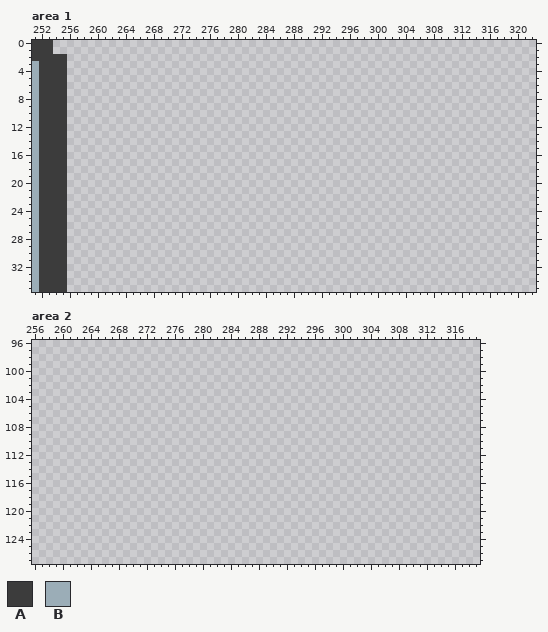
Edited in one commit: pixel-art file (assets/Tileset/Tileset_Floor1.aseprite). The first picture shows the starting point.
512x512 pixels, 1 frame. Colours within 5 levels of each other are drawn and written as one. Shown: area 1: x 251..322, y 0..35; area 2: x 256..319, y 96..127.
Palette (. is transparent): A #3c3c3c  B #9badb7
Pixels before, area 1 (only the part around the change), first column x 251:
 0 AAA.....................................................................
 1 AAA.....................................................................
 2 AAAAA...................................................................
 3 BAAAA...................................................................
 4 BAAAA...................................................................
 5 BAAAA...................................................................
 6 BAAAA...................................................................
 7 BAAAA...................................................................
 8 BAAAA...................................................................
 9 BAAAA...................................................................
10 BAAAA...................................................................
11 BAAAA...................................................................
12 BAAAA...................................................................
13 BAAAA...................................................................
14 BAAAA...................................................................
15 BAAAA...................................................................
16 BAAAA...................................................................
17 BAAAA...................................................................
18 BAAAA...................................................................
19 BAAAA...................................................................
20 BAAAA...................................................................
21 BAAAA...................................................................
22 BAAAA...................................................................
23 BAAAA...................................................................
24 BAAAA...................................................................
25 BAAAA...................................................................
26 BAAAA...................................................................
27 BAAAA...................................................................
28 BAAAA...................................................................
29 BAAAA...................................................................
30 BAAAA...................................................................
31 BAAAA...................................................................
32 BAAAA...................................................................
33 BAAAA...................................................................
34 BAAAA...................................................................
35 BAAAA...................................................................
Now the later version:
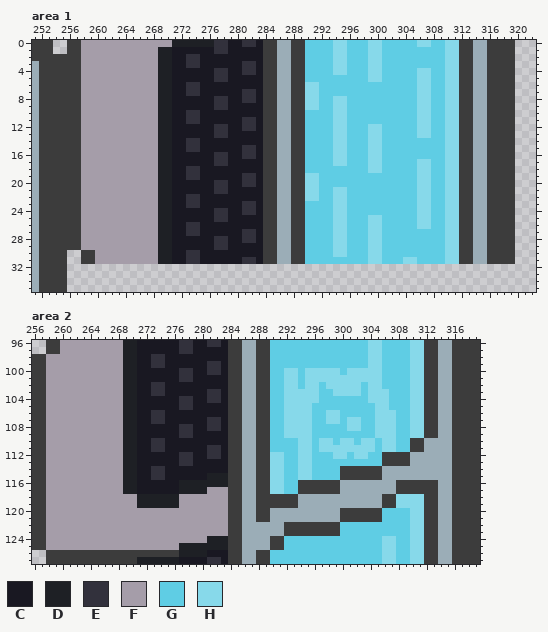
Colours new in this view: C #191822  D #1e2025  E #32313c  F #a59da9  G #5fcde4  H #87d9ea
From old to new:
Changed rows in their new state; - is an unchanged pixel.
Area 1:
first column x 256:
 0 AAFFFFFFFFFFFFFDDDDDDEECCEECAABBAAGGGGHHGGGHHGGGGGHHGGHHAABBAAAA
 1 AAFFFFFFFFFFFDDCCCCCCEECCCCCAABBAAGGGGHHGGGHHGGGGGGGGGHHAABBAAAA
 2 AAFFFFFFFFFFFDDCCEECCCCCCCCCAABBAAGGGGHHGGGHHGGGGGGGGGHHAABBAAAA
 3 AAFFFFFFFFFFFDDCCEECCCCCCEECAABBAAGGGGHHGGGHHGGGGGGGGGHHAABBAAAA
 4 AAFFFFFFFFFFFDDCCCCCCEECCEECAABBAAGGGGHHGGGHHGGGGGHHGGHHAABBAAAA
 5 AAFFFFFFFFFFFDDCCCCCCEECCCCCAABBAAGGGGGGGGGHHGGGGGHHGGHHAABBAAAA
 6 AAFFFFFFFFFFFDDCCEECCCCCCCCCAABBAAHHGGGGGGGGGGGGGGHHGGHHAABBAAAA
 7 AAFFFFFFFFFFFDDCCEECCCCCCEECAABBAAHHGGGGGGGGGGGGGGHHGGHHAABBAAAA
 8 AAFFFFFFFFFFFDDCCCCCCEECCEECAABBAAHHGGHHGGGGGGGGGGHHGGHHAABBAAAA
 9 AAFFFFFFFFFFFDDCCCCCCEECCCCCAABBAAHHGGHHGGGGGGGGGGHHGGHHAABBAAAA
10 AAFFFFFFFFFFFDDCCEECCCCCCCCCAABBAAGGGGHHGGGGGGGGGGHHGGHHAABBAAAA
11 AAFFFFFFFFFFFDDCCEECCCCCCEECAABBAAGGGGHHGGGGGGGGGGHHGGHHAABBAAAA
12 AAFFFFFFFFFFFDDCCCCCCEECCEECAABBAAGGGGHHGGGHHGGGGGHHGGHHAABBAAAA
13 AAFFFFFFFFFFFDDCCCCCCEECCCCCAABBAAGGGGHHGGGHHGGGGGHHGGHHAABBAAAA
14 AAFFFFFFFFFFFDDCCEECCCCCCCCCAABBAAGGGGHHGGGHHGGGGGGGGGHHAABBAAAA
15 AAFFFFFFFFFFFDDCCEECCCCCCEECAABBAAGGGGHHGGGHHGGGGGGGGGHHAABBAAAA
16 AAFFFFFFFFFFFDDCCCCCCEECCEECAABBAAGGGGHHGGGHHGGGGGGGGGHHAABBAAAA
17 AAFFFFFFFFFFFDDCCCCCCEECCCCCAABBAAGGGGHHGGGHHGGGGGHHGGHHAABBAAAA
18 AAFFFFFFFFFFFDDCCEECCCCCCCCCAABBAAGGGGGGGGGHHGGGGGHHGGHHAABBAAAA
19 AAFFFFFFFFFFFDDCCEECCCCCCEECAABBAAHHGGGGGGGGGGGGGGHHGGHHAABBAAAA
20 AAFFFFFFFFFFFDDCCCCCCEECCEECAABBAAHHGGGGGGGGGGGGGGHHGGHHAABBAAAA
21 AAFFFFFFFFFFFDDCCCCCCEECCCCCAABBAAHHGGHHGGGGGGGGGGHHGGHHAABBAAAA
22 AAFFFFFFFFFFFDDCCEECCCCCCCCCAABBAAHHGGHHGGGGGGGGGGHHGGHHAABBAAAA
23 AAFFFFFFFFFFFDDCCEECCCCCCEECAABBAAGGGGHHGGGGGGGGGGHHGGHHAABBAAAA
24 AAFFFFFFFFFFFDDCCCCCCEECCEECAABBAAGGGGHHGGGGGGGGGGHHGGHHAABBAAAA
25 AAFFFFFFFFFFFDDCCCCCCEECCCCCAABBAAGGGGHHGGGHHGGGGGHHGGHHAABBAAAA
26 AAFFFFFFFFFFFDDCCEECCCCCCCCCAABBAAGGGGHHGGGHHGGGGGHHGGHHAABBAAAA
27 AAFFFFFFFFFFFDDCCEECCCCCCEECAABBAAGGGGHHGGGHHGGGGGGGGGHHAABBAAAA
28 AAFFFFFFFFFFFDDCCCCCCEECCEECAABBAAGGGGHHGGGHHGGGGGGGGGHHAABBAAAA
29 AAFFFFFFFFFFFDDCCCCCCEECCCCCAABBAAGGGGHHGGGHHGGGGGGGGGHHAABBAAAA
30 --AAFFFFFFFFFDDCCEECCCCCCCCCAABBAAGGGGHHGGGHHGGGGGGGGGHHAABBAAAA
31 --AAFFFFFFFFFDDCCEECCCCCCEECAABBAAGGGGGGGGGHHGGGHHGGGGHHAABBAAAA
Area 2:
first column x 256:
 96 --AAFFFFFFFFFDDCCCCCCEECCEECAABBAAGGGGGGGGGGGGGGHHGGGGHHAABBAAAA
 97 --AAFFFFFFFFFDDCCCCCCEECCCCCAABBAAGGGGGGGGGGGGGGHHGGGGHHAABBAAAA
 98 AAFFFFFFFFFFFDDCCEECCCCCCCCCAABBAAGGGGGGGGGGGGGGHHGGGGHHAABBAAAA
 99 AAFFFFFFFFFFFDDCCEECCCCCCEECAABBAAGGGGGGGGGGGGGGHHGGGGHHAABBAAAA
100 AAFFFFFFFFFFFDDCCCCCCEECCEECAABBAAGGHHGHHHHHGHHHHHGGGGHHAABBAAAA
101 AAFFFFFFFFFFFDDCCCCCCEECCCCCAABBAAGGHHGHHHHHHHHHHHGGGGHHAABBAAAA
102 AAFFFFFFFFFFFDDCCEECCCCCCCCCAABBAAGGHHGHHGHHHHHGHHGGGGHHAABBAAAA
103 AAFFFFFFFFFFFDDCCEECCCCCCEECAABBAAGGHHHHHGGHHHHGHHHGGGHHAABBAAAA
104 AAFFFFFFFFFFFDDCCCCCCEECCEECAABBAAGGHHHHHGGGGGGGHHHGGGHHAABBAAAA
105 AAFFFFFFFFFFFDDCCCCCCEECCCCCAABBAAGGHHHHGGGGGGGGGHHGGGHHAABBAAAA
106 AAFFFFFFFFFFFDDCCEECCCCCCCCCAABBAAGGHHHHGGHHGGGGGHHHGGHHAABBAAAA
107 AAFFFFFFFFFFFDDCCEECCCCCCEECAABBAAGGHHHHGGHHGHHGGHHHGGHHAABBAAAA
108 AAFFFFFFFFFFFDDCCCCCCEECCEECAABBAAGGHHHHGGGGGHHGGHHHGGHHAABBAAAA
109 AAFFFFFFFFFFFDDCCCCCCEECCCCCAABBAAGGHHHHGGGGGGGGGHHHGGHHAABBAAAA
110 AAFFFFFFFFFFFDDCCEECCCCCCCCCAABBAAGGGGHHGHHGHHGHHGHHGGAABBBBAAAA
111 AAFFFFFFFFFFFDDCCEECCCCCCEECAABBAAGGGGHHGHHHHHHHHGHHGGAABBBBAAAA
112 AAFFFFFFFFFFFDDCCCCCCEECCEECAABBAAHHGGHHGGGHHGHHGGAAAABBBBBBAAAA
113 AAFFFFFFFFFFFDDCCCCCCEECCCCCAABBAAHHGGHHGGGGGGGGGGAAAABBBBBBAAAA
114 AAFFFFFFFFFFFDDCCEECCCCCCCCCAABBAAHHGGHHGGGGAAAAAABBBBBBBBBBAAAA
115 AAFFFFFFFFFFFDDCCEECCCCCCDDDAABBAAHHGGHHGGGGAAAAAABBBBBBBBBBAAAA
116 AAFFFFFFFFFFFDDCCCCCCDDDDDDDAABBAAHHGGAAAAAABBBBBBBBAAAAAABBAAAA
117 AAFFFFFFFFFFFDDCCCCCCDDDDFFFAABBAAHHGGAAAAAABBBBBBBBAAAAAABBAAAA
118 AAFFFFFFFFFFFFFDDDDDDFFFFFFFAABBAAAAAABBBBBBBBBBBBAAHHHHAABBAAAA
119 AAFFFFFFFFFFFFFDDDDDDFFFFFFFAABBAAAAAABBBBBBBBBBBBAAHHHHAABBAAAA
120 AAFFFFFFFFFFFFFFFFFFFFFFFFFFAABBAABBBBBBBBBBAAAAAAGGGGHHAABBAAAA
121 AAFFFFFFFFFFFFFFFFFFFFFFFFFFAABBAABBBBBBBBBBAAAAAAGGGGHHAABBAAAA
122 AAFFFFFFFFFFFFFFFFFFFFFFFFFFAABBBBBBAAAAAAAAGGGGGGGGGGHHAABBAAAA
123 AAFFFFFFFFFFFFFFFFFFFFFFFFFFAABBBBBBAAAAAAAAGGGGGGGGGGHHAABBAAAA
124 AAFFFFFFFFFFFFFFFFFFFFFFFDDDAABBBBAAGGGGGGGGGGGGGGHHGGHHAABBAAAA
125 AAFFFFFFFFFFFFFFFFFFFDDDDDDDAABBBBAAGGGGGGGGGGGGGGHHGGHHAABBAAAA
126 --AAAAAAAAAAAAAAAAAAADDDDCCCAABBAAGGGGGGGGGGGGGGGGHHGGHHAABBAAAA
127 --AAAAAAAAAAAAADDDDDDCCCCEECAABBAAGGGGGGGGGGGGGGGGHHGGHHAABBAAAA
Pixel boxes of the changes (left, top, right, bottom) in both pictures:
added: (67, 40, 515, 264)
added: (32, 340, 480, 564)
